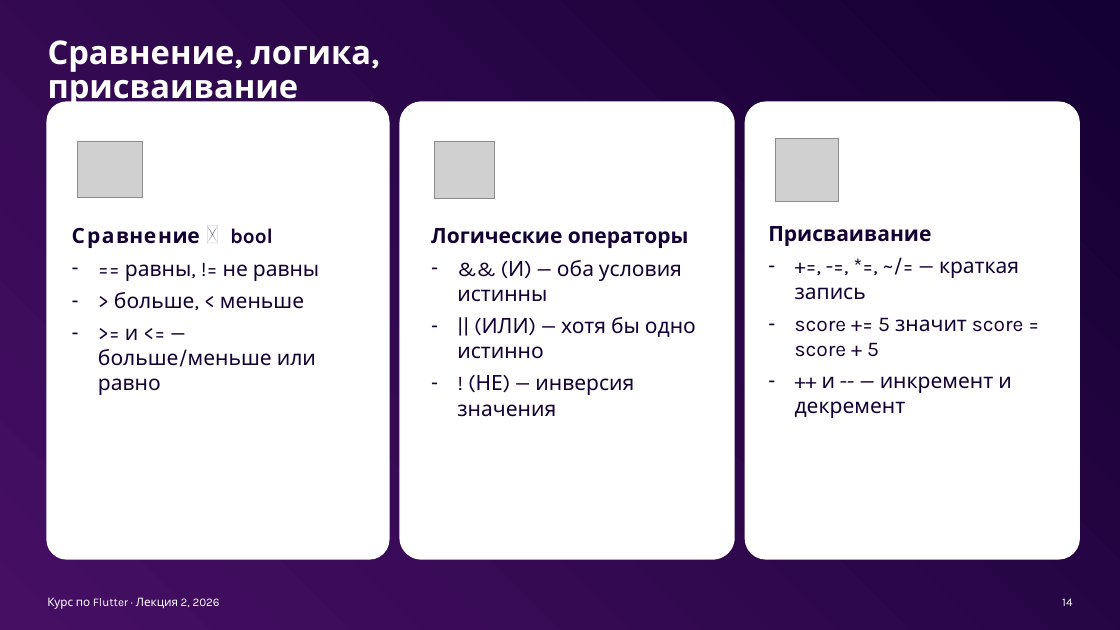
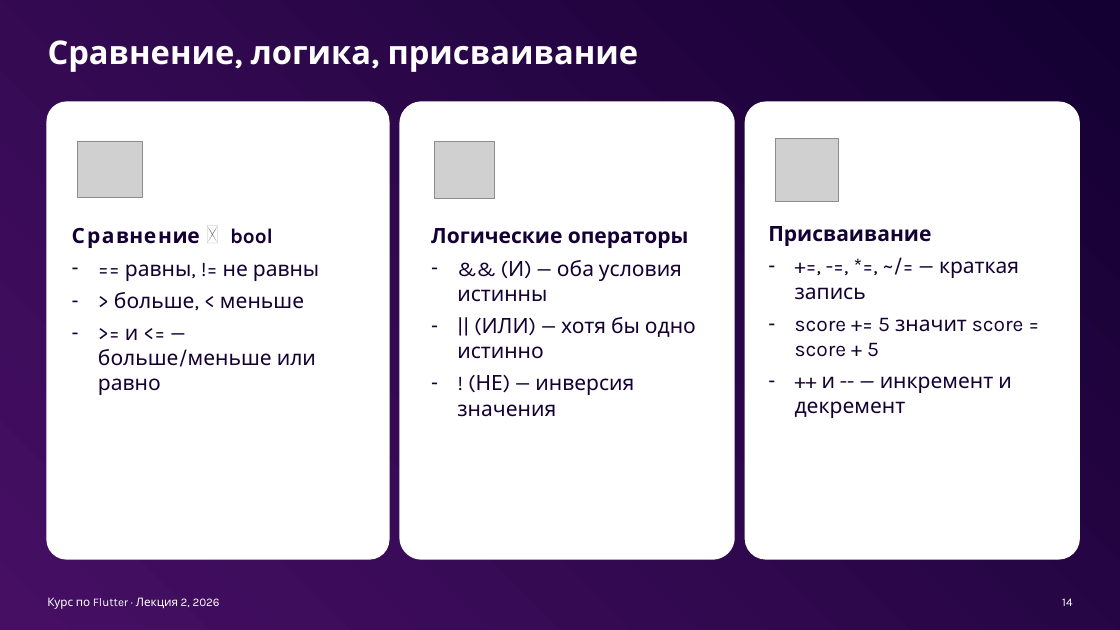
Before and after one commit to xander9112/university_flutter_course, a slide deck: slide 14 of Лекция 2 - Dart - Синтаксис и основы/Лекция 2 - Dart - Синтаксис и основы.pptx. Drawn at 1120x630 pixels with LibreOffice and Linux fonts; fonts in the diff are those of the drawing; grey boxes stand for pictures; background and template pictures are left out. Boxes give left, top, right and bottom in pixels: in the first picture for what was removed or moved away, otherwise in the second. Text is boxed around its words. In the diff, an @@ line names an element or a change of style, - is before the commit and + after.

```diff
--- a/Лекция 2 - Dart - Синтаксис и основы/Лекция 2 - Dart - Синтаксис и основы.pptx
+++ b/Лекция 2 - Dart - Синтаксис и основы/Лекция 2 - Dart - Синтаксис и основы.pptx
@@ title "Сравнение, логика, присваивание" rewrapped from (48,40,371,108) to (48,40,639,72) @@
```
Also in this commit, not shown: 9 other slides changed.
